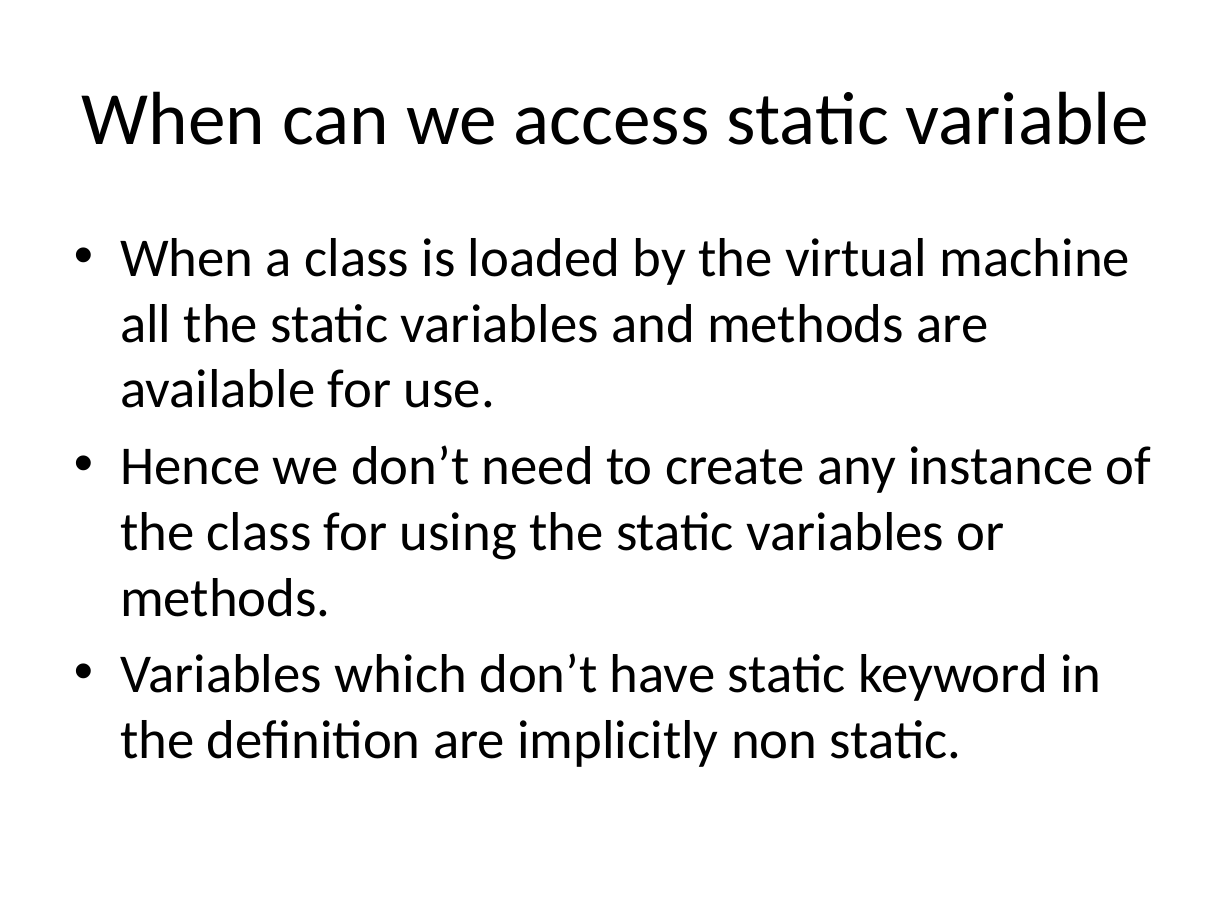
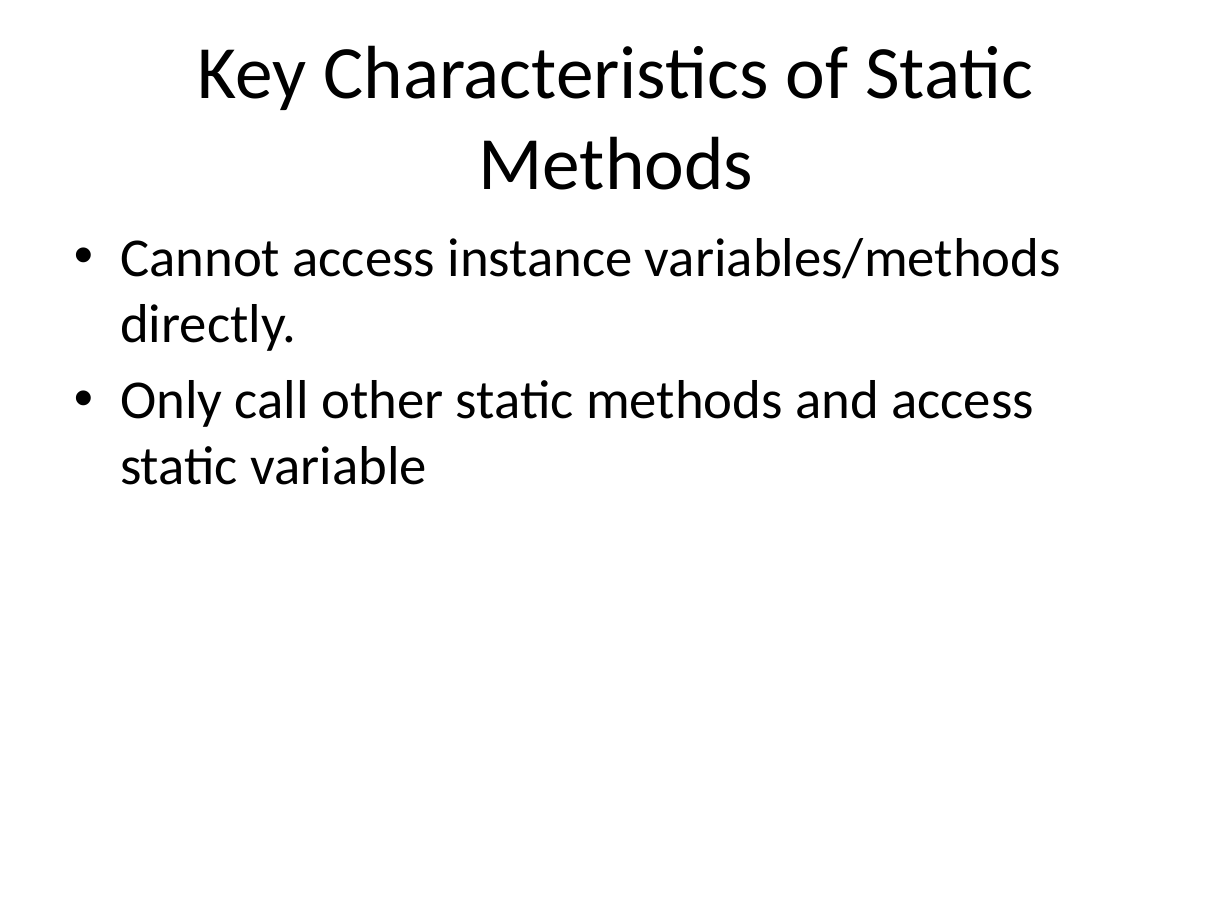
Before and after one commit to devipriyak/23-batch-III-SEM-JAVA, a slide deck: slide 9 of Static Keyword.pptx (slide 12 before the commit). Drawn at 1232x924 pixels with LibreOffice and Linux fonts; fonts in the diff are those of the drawing. Boxes give left, top, right and bottom in pixels: in the first picture for what was removed or moved away, otherwise in the second. Text is boxed around its words. In the diff, an @@ line names an element or a change of style, - is before the commit and + after.

```diff
--- a/Static Keyword.pptx
+++ b/Static Keyword.pptx
@@ title at <box>198,45,1033,190</box>: text changed @@
-When can we access static variable
+Key Characteristics of Static Methods
@@ text at <box>120,238,1061,485</box>: text changed @@
-• When a class is loaded by the virtual machine all the static variables and methods are available for use.
-• Hence we don’t need to create any instance of the class for using the static variables or methods.
-• Variables which don’t have static keyword in the definition are implicitly non static.
+• Cannot access instance variables/methods directly.
+• Only call other static methods and access static variable
```
Also in this commit, not shown: 5 other slides changed, 3 slides added, 3 slides removed.
